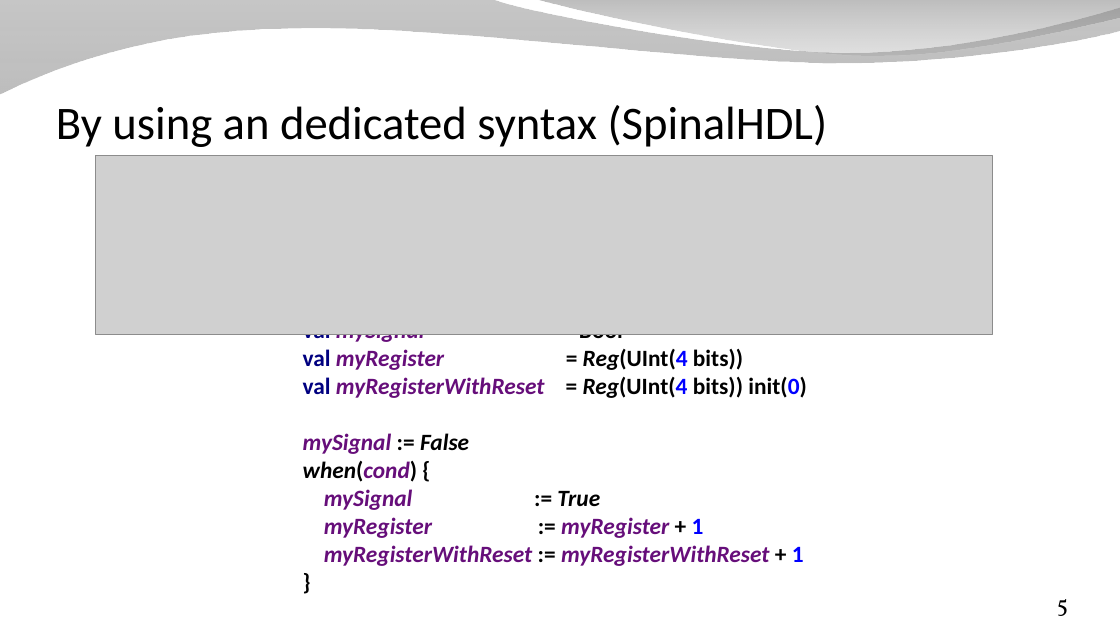
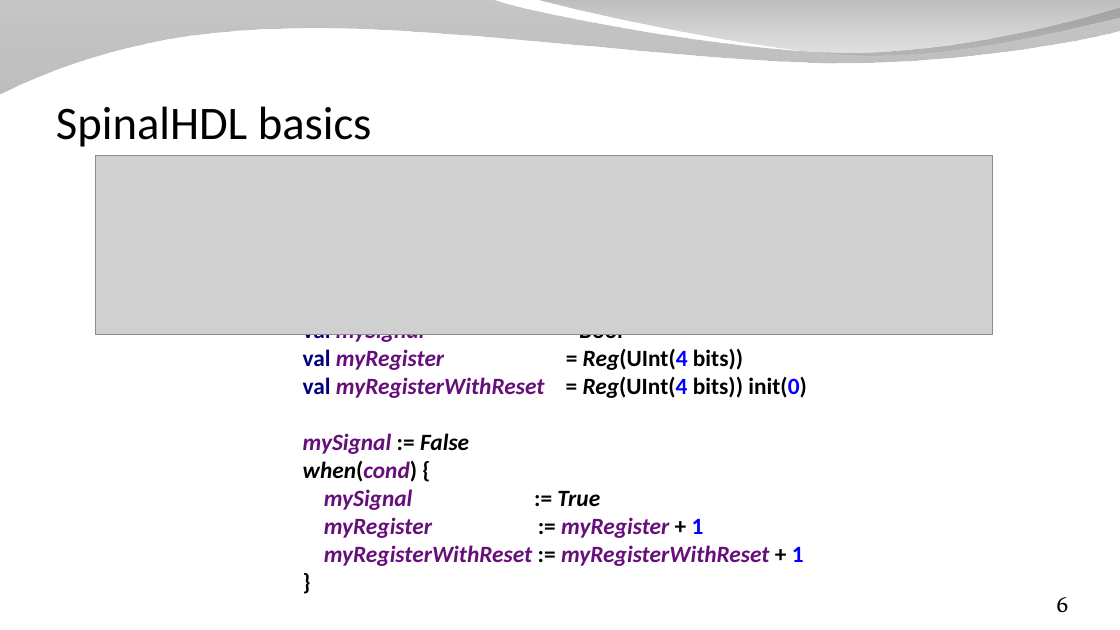
Before and after one commit to SpinalHDL/SpinalDoc, a slide deck: slide 6 of presentation/en/workshop/taste.odp (slide 5 before the commit). Drawn at 1120x630 pixels with LibreOffice and Linux fonts; fonts in the diff are those of the drawing; grey boxes stand for pictures; background and template pictures are left out. Boxes give left, top, right and bottom in pixels: in the first picture for what was removed or moved away, otherwise in the second. Text is boxed around its words. In the diff, an @@ line names an element or a change of style, - is before the commit and + after.

```diff
--- a/presentation/en/workshop/taste.odp
+++ b/presentation/en/workshop/taste.odp
@@ title at (56,106,372,147): text changed @@
-By using an dedicated syntax (SpinalHDL)
+SpinalHDL basics
@@ page number at (1057,597,1069,613): text changed @@
-5
+6
```
Also in this commit, not shown: 3 other slides changed, 1 slide added, 2 other files.
